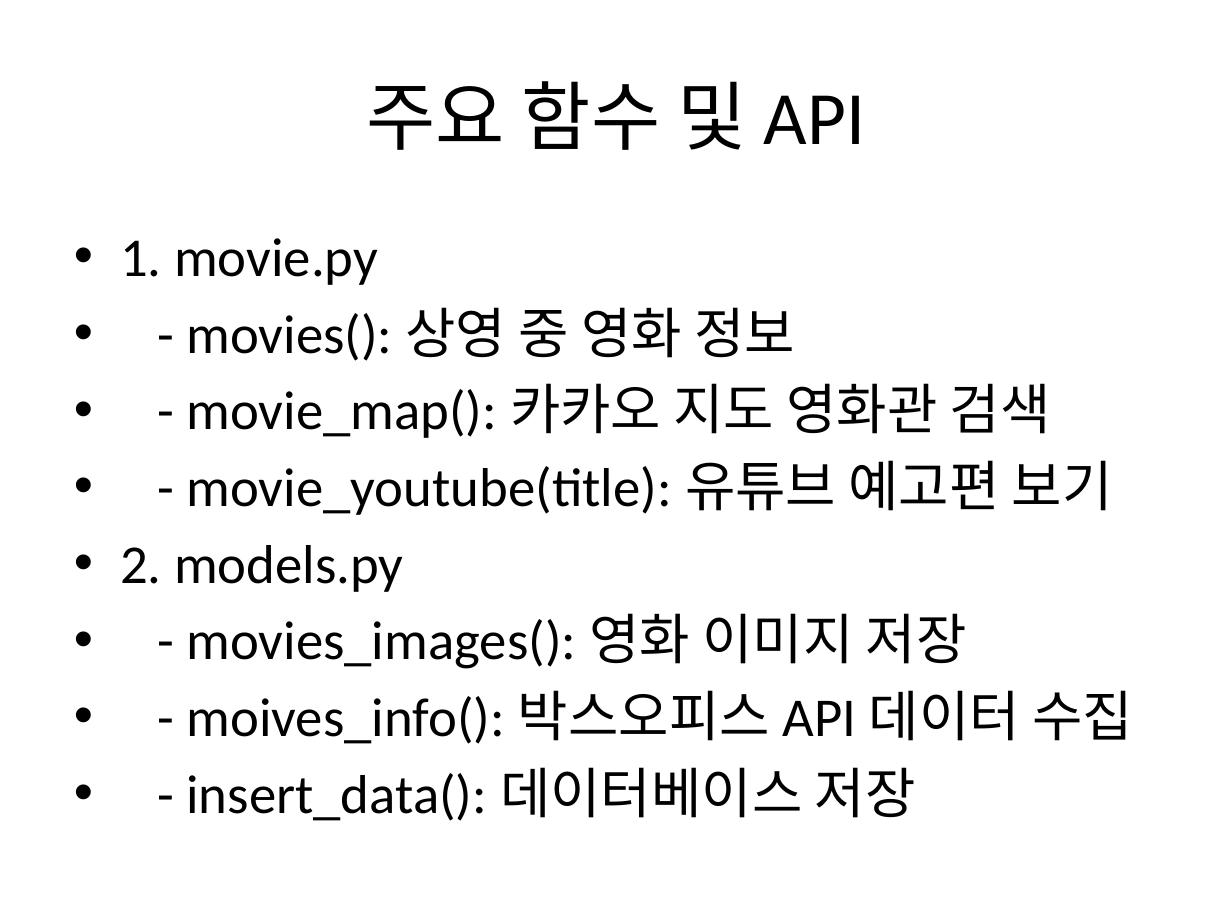
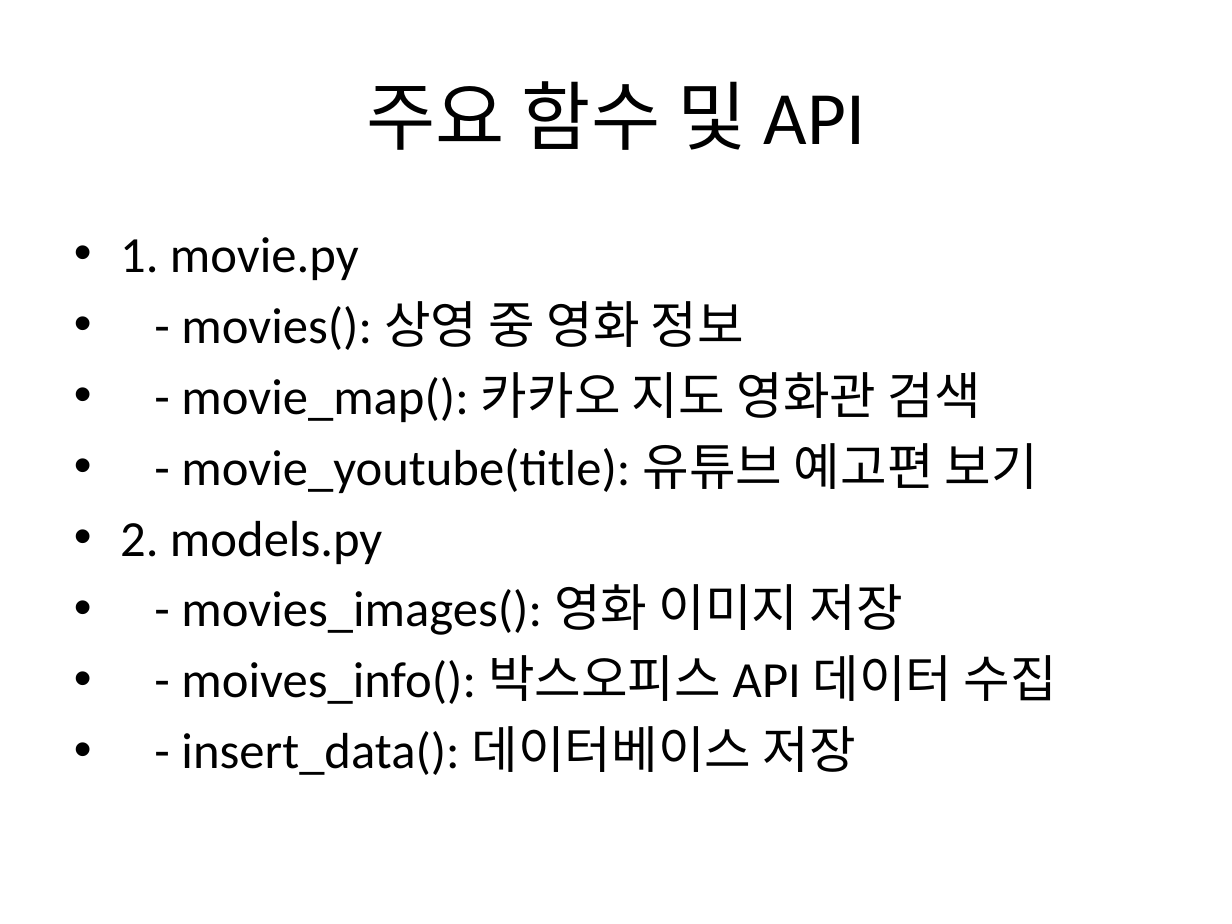
Before and after one commit to junhyuk000/PopcornAPP, a slide deck: slide 7 of MovieInfoAPP_Presentation.pptx. Drawn at 1232x924 pixels with LibreOffice and Linux fonts; fonts in the diff are those of the drawing. Boxes give left, top, right and bottom in pixels: in the first picture for what was removed or moved away, otherwise in the second. Text is boxed around its words. In the diff, an @@ line names an element or a change of style, - is before the commit and + after.

```diff
--- a/MovieInfoAPP_Presentation.pptx
+++ b/MovieInfoAPP_Presentation.pptx
@@ text "1. movie.py" at bbox=[120, 237, 1057, 775]: size 32 to 29.6 pt @@
```
Also in this commit, not shown: 2 other slides changed, 1 slide added, 3 other files.
